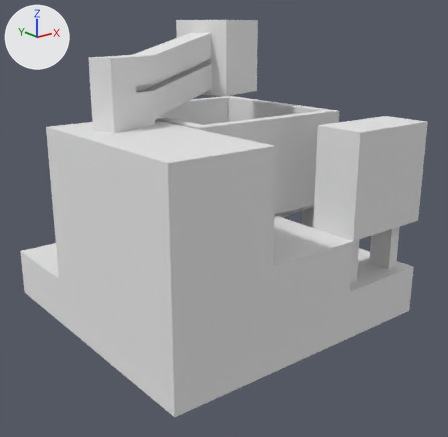
One commit to the OBJ model src/main/resources/assets/immersiveengineering/models/block/metal_multiblock/mixer.obj: the scene before it, then after it.
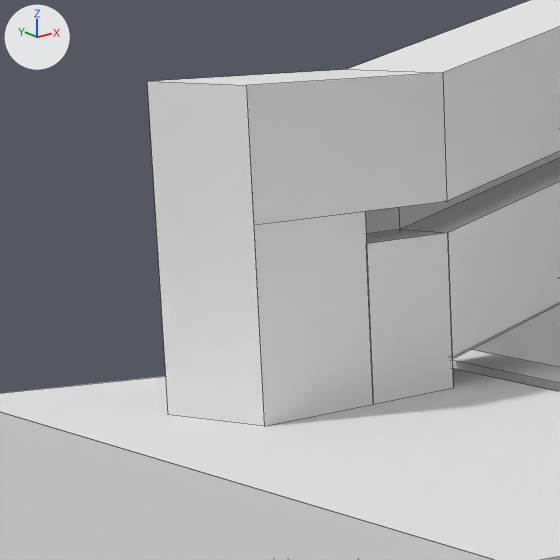
Each version appears first whole from a 50 mm camera at (-3.28, -5.46, 1.9) aimed at (0.52, -0.71, 0.0), and next in a close-up on the part from 13% to 40% of the width and 9% to 37% of the height. Lighting does not change. The marker at upper left points along +X, +Y and +Z. The close-ups show mesh edges as thin lines. Where no turn or scale is listed for an object, it has been applied to the vertices. Vertices at the same position are counted once.

The older version as bpy lines, for what is in view:
```python
me_base = bpy.data.meshes.new('base')
me_base.from_pydata(...)  # 216 vertices, 131 faces; spans x -1.0..2.0, y -2.0..1.0, z -1.0..1.94
me_base.materials.append(mat_mixer)  # its picture is missing
ob_base = bpy.data.objects.new('base', me_base)
ob_base.location = (0.0, 0.0, 0.0)
```
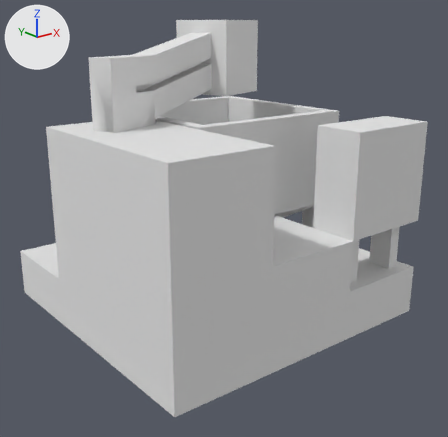
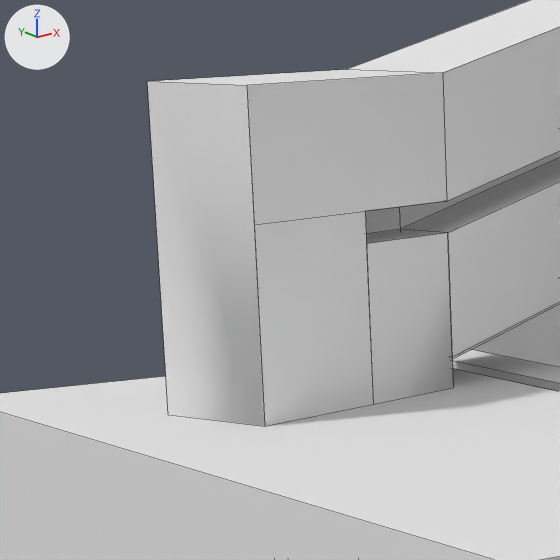
The change, as JSON lines over the scene's bpy script:
```json
{"op": "add", "block": "mat_multiblock_base", "code": ["mat_multiblock_base = principled_material('multiblock_base')", "mat_multiblock_base.base_color = (0.8, 0.8, 0.8)  # white #e7e7e7", "mat_multiblock_base.roughness = 1.0"]}
{"op": "add", "block": "mat_multiblock_components", "code": ["mat_multiblock_components = principled_material('multiblock_components')", "mat_multiblock_components.base_color = (0.8, 0.8, 0.8)  # white #e7e7e7", "mat_multiblock_components.roughness = 1.0"]}
{"block": "me_base", "where": "# used by ob_base; location = (0.0, 0.0, 0.0)"}
{"op": "remove", "block": "me_base", "code": "me_base.from_pydata(...)  # 216 vertices, 131 faces; spans x -1.0..2.0, y -2.0..1.0, z -1.0..1.94"}
{"op": "add", "block": "me_base", "code": "me_base.from_pydata(...)  # 183 vertices, 118 faces; spans x -1.0..2.0, y -2.0..1.0, z -1.0..1.94"}
{"block": "me_base", "change": "me_base part 1"}
{"block": "me_base", "change": "33 vertices are removed from x -1.0..2.0, y -2.0..1.0, z -1.0..1.0"}
{"block": "me_base", "change": "20 faces are deleted"}
{"block": "me_base", "change": "1 new face joins them, mat_mixer (its picture is missing)"}
{"block": "me_base", "change": "2 new faces join them, mat_multiblock_components (white #e7e7e7)"}
{"block": "me_base", "change": "4 new faces join them, mat_multiblock_base (white #e7e7e7)"}
{"op": "add", "block": "me_base", "code": "me_base.materials.append(mat_multiblock_components)  # white #e7e7e7"}
{"op": "add", "block": "me_base", "code": "me_base.materials.append(mat_multiblock_base)  # white #e7e7e7"}
```

Location of each change, [x1, y1, x2, y2] in pixels of the close-ups (560 x 560 px):
```json
{"part": 1, "of": "me_base", "change": "cut back", "before": [0, 412, 493, 560], "after": [0, 412, 493, 560]}
```
